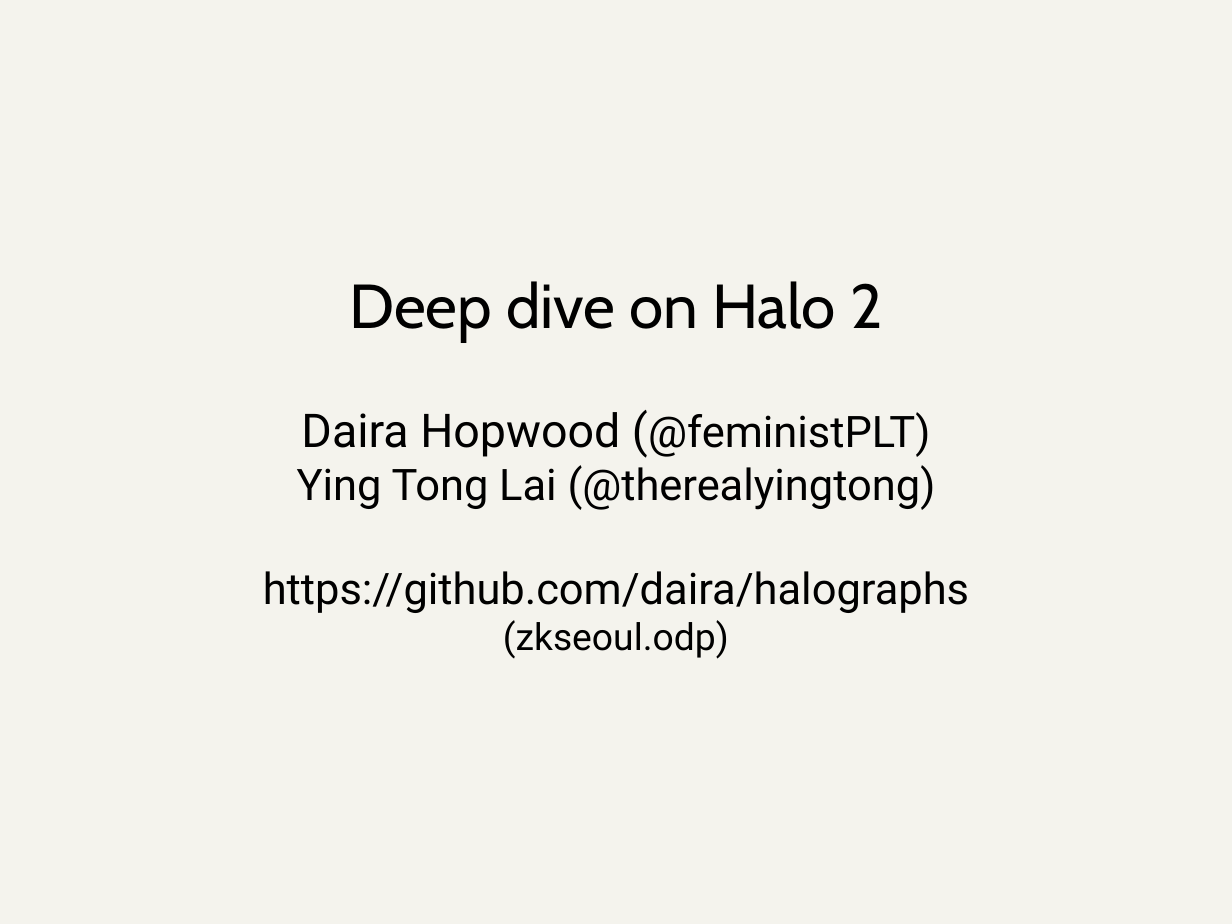
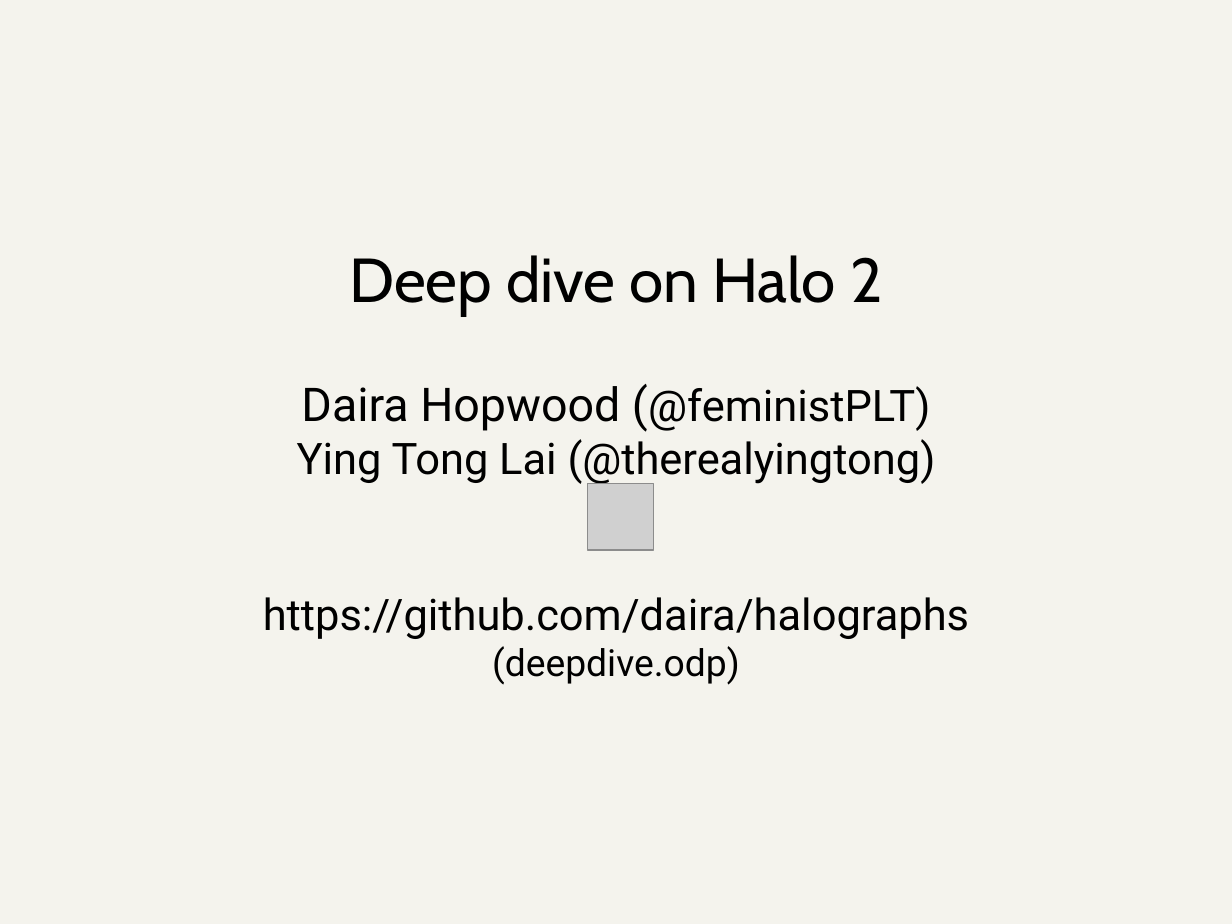
Before and after one commit to daira/halographs, a slide deck: slide 1 of deepdive.odp. Drawn at 1232x924 pixels with LibreOffice and Linux fonts; fonts in the diff are those of the drawing; grey boxes stand for pictures. Boxes give left, top, right and bottom in pixels: in the first picture for what was removed or moved away, otherwise in the second. Text is boxed around its words. In the diff, an @@ line names an element or a change of style, - is before the commit and + after.

Commit message:
Add details about PLONK to deepdive.odp

```diff
--- a/deepdive.odp
+++ b/deepdive.odp
@@ picture added at (x1=587, y1=484, x2=653, y2=550) @@
@@ subtitle at (x1=492, y1=646, x2=740, y2=685): text changed @@
-(zkseoul.odp)
+(deepdive.odp)
```
Also in this commit, not shown: 4 other slides changed, 8 slides added, 1 slide removed, 1 other file.
